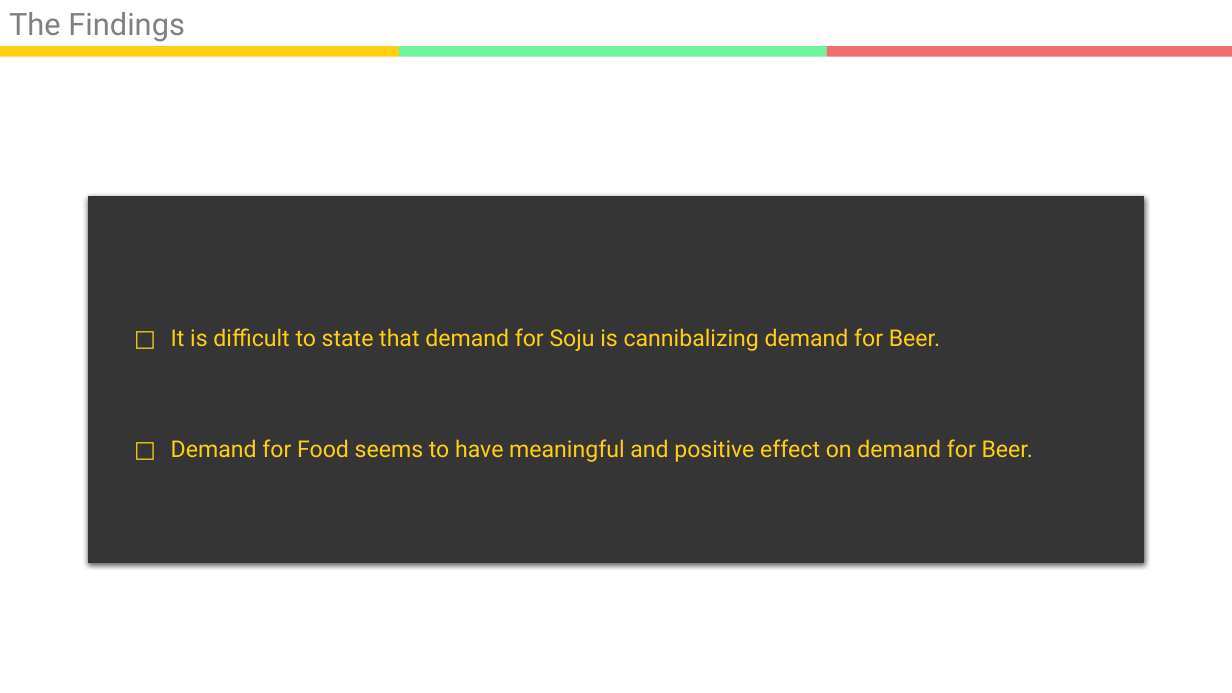
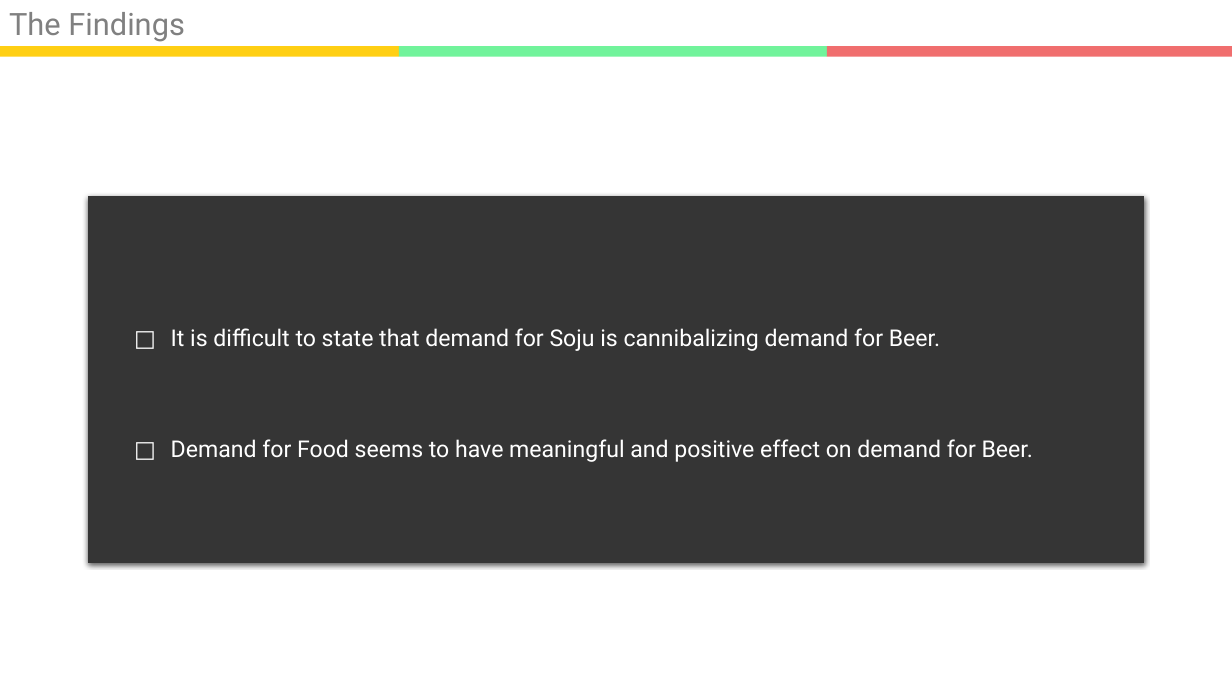
Before and after one commit to kookoowaa/Projects, a slide deck: slide 3 of WB project/Analysis Report_2.pptx. Drawn at 1232x693 pixels with LibreOffice and Linux fonts; fonts in the diff are those of the drawing. Boxes give left, top, right and bottom in pixels: in the first picture for what was removed or moved away, otherwise in the second. Text is boxed around its words. In the diff, an @@ line names an element or a change of style, - is before the commit and + after.

```diff
--- a/WB project/Analysis Report_2.pptx
+++ b/WB project/Analysis Report_2.pptx
@@ rectangle "□ It is difficult to ..." at [89, 196, 1144, 562]: text colour #FFCF14 to #FFFFFF @@
```
Also in this commit, not shown: 1 other slide changed, 4 other files.
